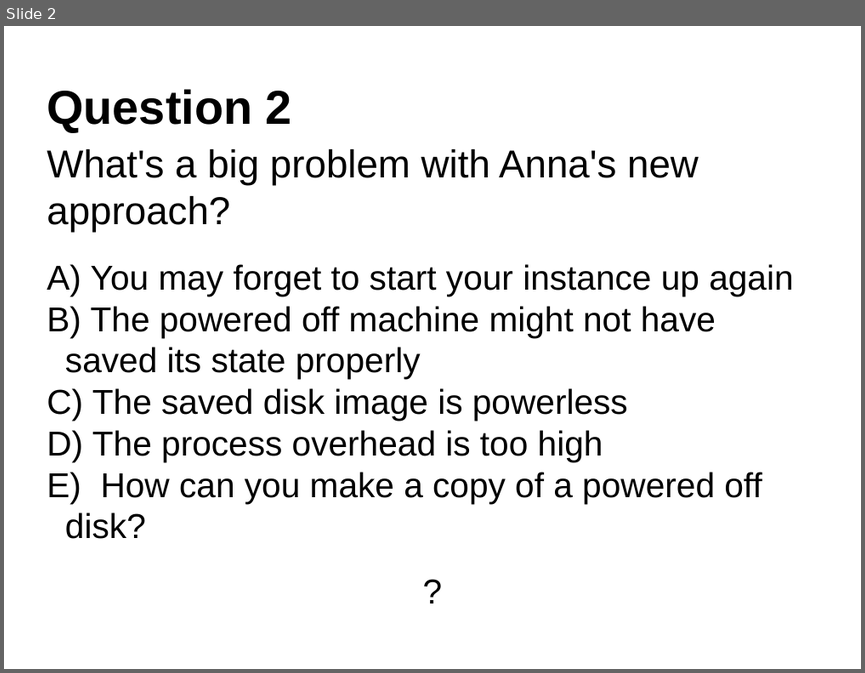
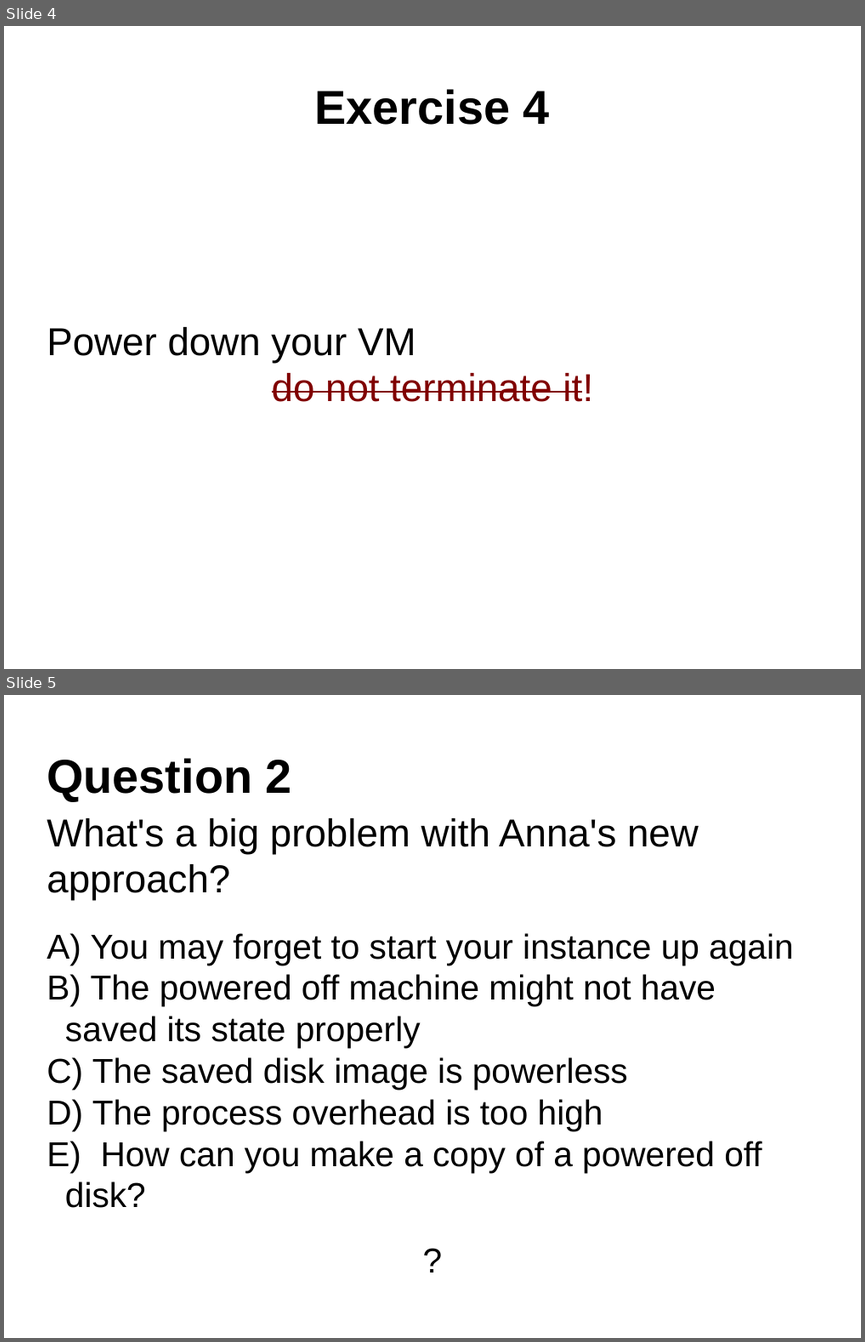
Before and after one commit to resbaz/nectar-cloud-lessons, a slide deck: Lessons/Lesson_VI/Lesson_VI_Questions.pptx. Shown one above the other, each under a label of ours: slide 2 before the commit, slides 4 and 5 after it. The pictures are 865x673 and 865x1342 pixels, drawn with LibreOffice and Linux fonts; fonts in the diff are those of the drawing. Boxes give left, top, right and bottom in pixels: in the first picture for what was removed or moved away, otherwise in the second. Text is boxed around its words. In the diff, an @@ line names an element or a change of style, - is before the commit and + after.

```diff
--- a/Lessons/Lesson_VI/Lesson_VI_Questions.pptx
+++ b/Lessons/Lesson_VI/Lesson_VI_Questions.pptx
@@ slide 4 added at [4, 26, 861, 669], background #FFFFFF @@
@@ text added at [315, 89, 550, 125], 44 pt, text #000000, bold @@
+Exercise 4
@@ text added at [46, 327, 593, 402], 36 pt, text #800000 @@
+Power down your VM
+do not terminate it!
@@ what was slide 2 is now slide 5 @@
```
Also in this commit, not shown: 8 other slides added, 2 other files.
